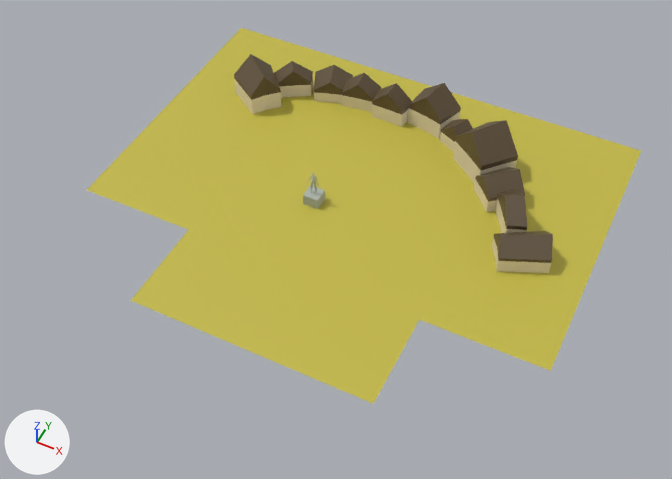
The glTF model src/resources/3d/medieval town.glb as it was, and as the next commit left it.
Both versions are drawn from a 50 mm lens placed at (69.0, -125.0, 165.0), pointed at (2.5, 8.0, -1.2). Every picture has the same lights, and +X, +Y and +Z are marked at lower left. Where no turn or scale is listed for an object, it has been applied to the vertices. Vertices at the same position are counted once.

Names of what the first picture shows: 'ground', 'house.001', 'house.002', 'house.003', 'house.004', 'house.005', 'house.006', 'house.007', 'house.008', 'house.009', 'house.010', 'house.011'.
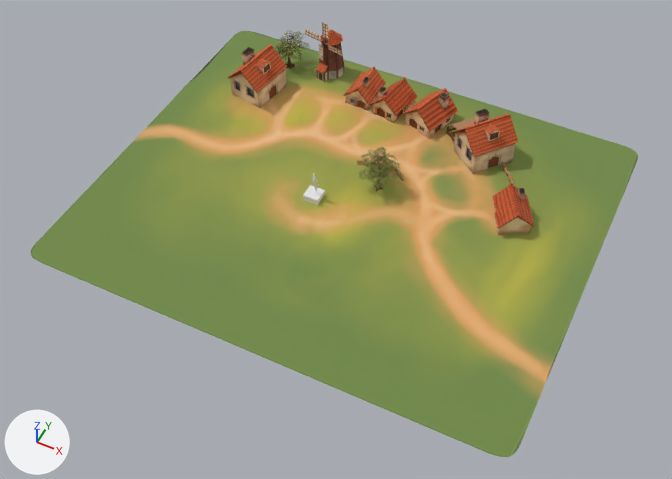
What differs and where, as boxes (x1, y1, x2, y2) in the pictures (672 x 479 px):
'ground', reshaped, moved (10% wider, 13% taller): before (87, 28, 641, 404); after (31, 31, 638, 457)
'house01', added (brown): after (453, 109, 518, 174)
'house.008', deleted (brown): before (453, 120, 518, 184)
'house01.002', added (brown): after (227, 44, 287, 108)
'house.011', deleted (brown): before (492, 231, 553, 273)
'house.001', deleted (brown): before (234, 54, 281, 114)
'house.006', deleted (brown): before (408, 83, 461, 139)
'house02', added (brown): after (402, 88, 458, 139)
'house.010', reshaped, moved, turned, rescaled: before (495, 190, 527, 233); after (493, 183, 534, 235)
'house.009', deleted (brown): before (474, 167, 525, 212)
'house.005', deleted (beige): before (372, 83, 412, 127)
'house03', added (brown): after (370, 77, 418, 123)
'house.002', deleted (yellow): before (274, 61, 313, 98)
'house.003', deleted (brown): before (314, 65, 353, 104)
'house.004', deleted (yellow): before (342, 73, 381, 112)
'house04', added (brown): after (344, 66, 386, 111)
'tree', added (yellow): after (358, 147, 404, 192)
'windmill', added (brown): after (316, 29, 344, 82)
'tree.001', added (green): after (274, 30, 310, 69)
'house.007', deleted (brown): before (440, 119, 473, 152)
'blade', added: after (304, 22, 342, 62)
'stable', added: after (445, 117, 475, 142)
'wall.002', added: after (501, 162, 515, 187)
'wall.001', added: after (357, 160, 404, 181)

The change, as a list of edits to the scene's bpy script:
```text
Change me_ground:
    remove me_ground.from_pydata(...)  # 10 vertices, 8 faces; spans x -60.0..60.0, y -30.0..70.0, z 0.0
    remove me_ground.materials.append(mat_material)  # picture img_medieval_town
    add me_ground.from_pydata(...)  # 253 vertices, 461 faces; spans x -60.0..60.0, y -30.0..70.0, z -1.0..2.3
    me_ground part 2: the whole mesh is rebuilt
    add me_ground.materials.append(mat_town)  # picture img_town
Change me_house_010:
    used by ob_house_010; location = (38.0, 29.9, 0.0); rotation_euler = (0.0, 0.0, -1.024), in degrees (0, 0, -59); scale = (5.66, 2.29, 4.43)
    remove me_house_010.from_pydata(...)  # 18 vertices, 28 faces; spans x -1.08..1.07, y -1.02..1.02, z 0.0..2.25
    remove me_house_010.materials.append(mat_material)  # picture img_medieval_town
    add me_house_010.from_pydata(...)  # 114 vertices, 206 faces; spans x -4.34..4.34, y -4.91..4.91, z -0.07..7.86
    me_house_010 part 1: 18 vertices removed from x -1.08..1.07, y -1.02..1.02, z 0.0..2.25; 114 vertices added at x -4.34..4.34, y -4.91..4.91, z -0.07..7.86
    add me_house_010.materials.append(mat_town)  # picture img_town
Change ob_ground:
    ob_ground.location: (0.0, 0.0, 0.0) -> (0.0, -0.1, 0.0)
Remove ob_house_001:
    ob_house_001 = bpy.data.objects.new('house.001', me_house_001)
Remove ob_house_002:
    ob_house_002 = bpy.data.objects.new('house.002', me_house_002)
Remove ob_house_003:
    ob_house_003 = bpy.data.objects.new('house.003', me_house_003)
Remove ob_house_004:
    ob_house_004 = bpy.data.objects.new('house.004', me_house_004)
Remove ob_house_005:
    ob_house_005 = bpy.data.objects.new('house.005', me_house_005)
Remove ob_house_006:
    ob_house_006 = bpy.data.objects.new('house.006', me_house_006)
Remove ob_house_007:
    ob_house_007 = bpy.data.objects.new('house.007', me_house_007)
Remove ob_house_008:
    ob_house_008 = bpy.data.objects.new('house.008', me_house_008)
Remove ob_house_009:
    ob_house_009 = bpy.data.objects.new('house.009', me_house_009)
Change ob_house_010:
    ob_house_010.scale: (5.66, 2.29, 4.43) -> (1.0, 1.0, 1.0)
    ob_house_010.location: (38.0, 29.9, 0.0) -> (38.2, 30.3, 1.4)
    ob_house_010.rotation_euler: (0.0, 0.0, -1.024) -> (-0.0418, 0.0276, -2.627)  # degrees (0, 0, -59) -> degrees (-2.4, 1.6, -151)
Remove ob_house_011:
    ob_house_011 = bpy.data.objects.new('house.011', me_house_011)
Add ob_blade:
    ob_blade = bpy.data.objects.new('blade', me_blade)  # 144 vertices, 246 faces; spans x -6.34..6.32, y -1.59..3.21, z -6.45..6.45; in mat_town (picture img_town)
    ob_blade.location = (-26.7, 58.6, 13.2)
Add ob_windmill:
    ob_windmill = bpy.data.objects.new('windmill', me_windmill)  # 49 vertices, 86 faces; spans x -3.69..3.52, y -5.71..3.23, z 1.19..15.4; in mat_town (picture img_town)
    ob_windmill.location = (-25.9, 62.4, 0.0)
Add ob_tree_001:
    ob_tree_001 = bpy.data.objects.new('tree.001', me_tree_001)  # 2416 vertices, 3658 faces; spans x -5.36..5.99, y -5.68..8.71, z -0.27..10.31; in mat_tree (picture img_tree), mat_branch (picture img_branch)
    ob_tree_001.location = (-38.0, 58.8, 0.5)
Add ob_tree:
    ob_tree = bpy.data.objects.new('tree', me_tree)  # 2800 vertices, 4192 faces; spans x -6.79..6.64, y -5.62..7.01, z -0.27..11.24; in mat_tree (picture img_tree), mat_branch (picture img_branch)
    ob_tree.location = (4.8, 27.0, -0.2)
Add ob_wall_001:
    ob_wall_001 = bpy.data.objects.new('wall.001', me_wall_004)  # 336 vertices, 576 faces; spans x -10.7..2.51, y -1.58..0.9, z -0.26..1.39; in mat_town (picture img_town)
    ob_wall_001.location = (6.9, 33.7, 0.0)
Add ob_wall_002:
    ob_wall_002 = bpy.data.objects.new('wall.002', me_wall_003)  # 336 vertices, 576 faces; spans x -3.44..4.69, y -9.89..1.9, z 0.0..1.74; in mat_town (picture img_town)
    ob_wall_002.location = (33.0, 45.5, 1.2)
Add ob_house01_002:
    ob_house01_002 = bpy.data.objects.new('house01.002', me_house01_002)  # 150 vertices, 277 faces; spans x -6.31..6.2, y -7.46..6.98, z -0.32..12.36; in mat_town (picture img_town)
    ob_house01_002.location = (-40.0, 46.0, 1.0)
Add ob_stable:
    ob_stable = bpy.data.objects.new('stable', me_stable)  # 86 vertices, 168 faces; spans x -4.98..5.81, y -5.82..5.15, z -0.25..6.38; in mat_town (picture img_town)
    ob_stable.location = (16.9, 53.7, 1.2)
Add ob_house04:
    ob_house04 = bpy.data.objects.new('house04', me_house04)  # 121 vertices, 220 faces; spans x -3.62..4.23, y -5.22..5.25, z -0.27..7.48; in mat_town (picture img_town)
    ob_house04.location = (-13.3, 56.5, 0.9)
Add ob_house03:
    ob_house03 = bpy.data.objects.new('house03', me_house03)  # 114 vertices, 206 faces; spans x -5.22..5.09, y -5.65..5.52, z -0.28..8.02; in mat_town (picture img_town)
    ob_house03.location = (-3.7, 55.2, 1.0)
Add ob_house02:
    ob_house02 = bpy.data.objects.new('house02', me_house02)  # 144 vertices, 264 faces; spans x -6.34..6.48, y -6.94..6.67, z -0.36..9.36; in mat_town (picture img_town)
    ob_house02.location = (6.8, 54.9, 0.9)
Add ob_house01:
    ob_house01 = bpy.data.objects.new('house01', me_house01)  # 150 vertices, 277 faces; spans x -8.2..8.0, y -8.2..8.4, z -0.2..12.3; in mat_town (picture img_town)
    ob_house01.location = (24.2, 48.5, 1.2)
```
